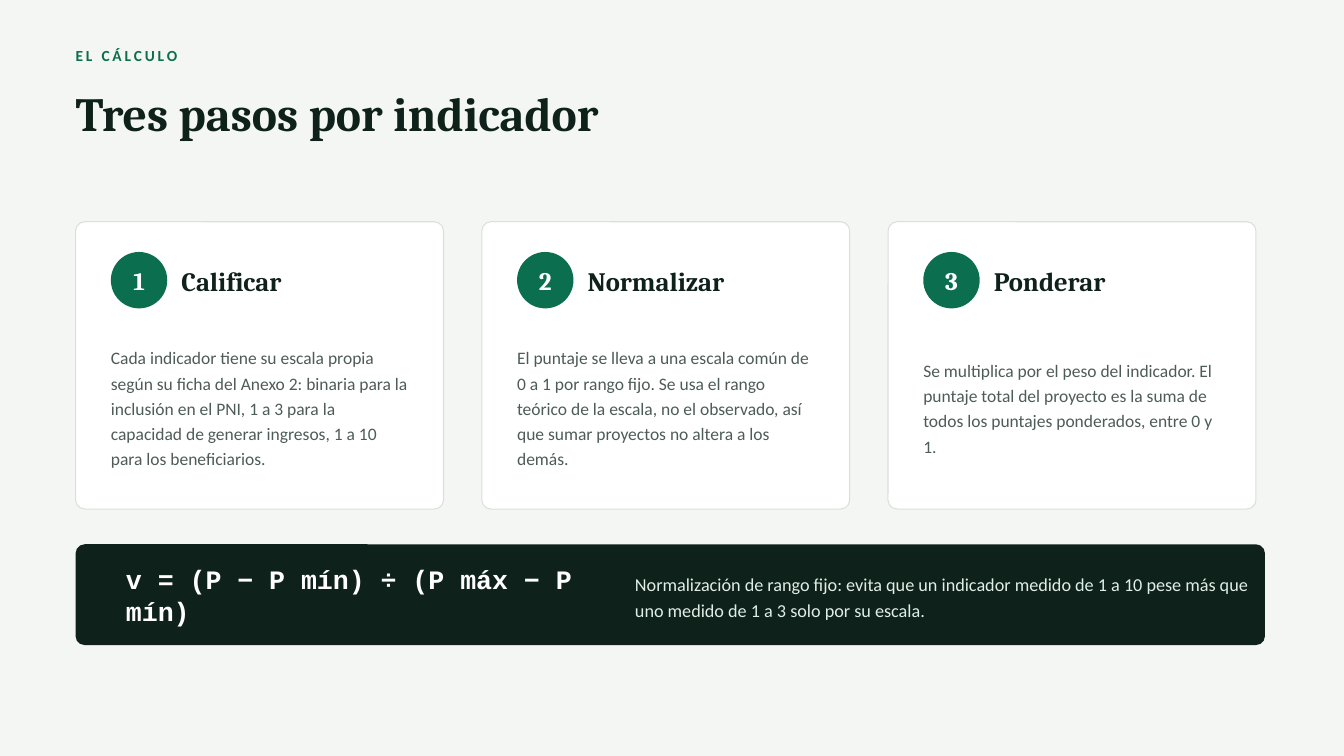
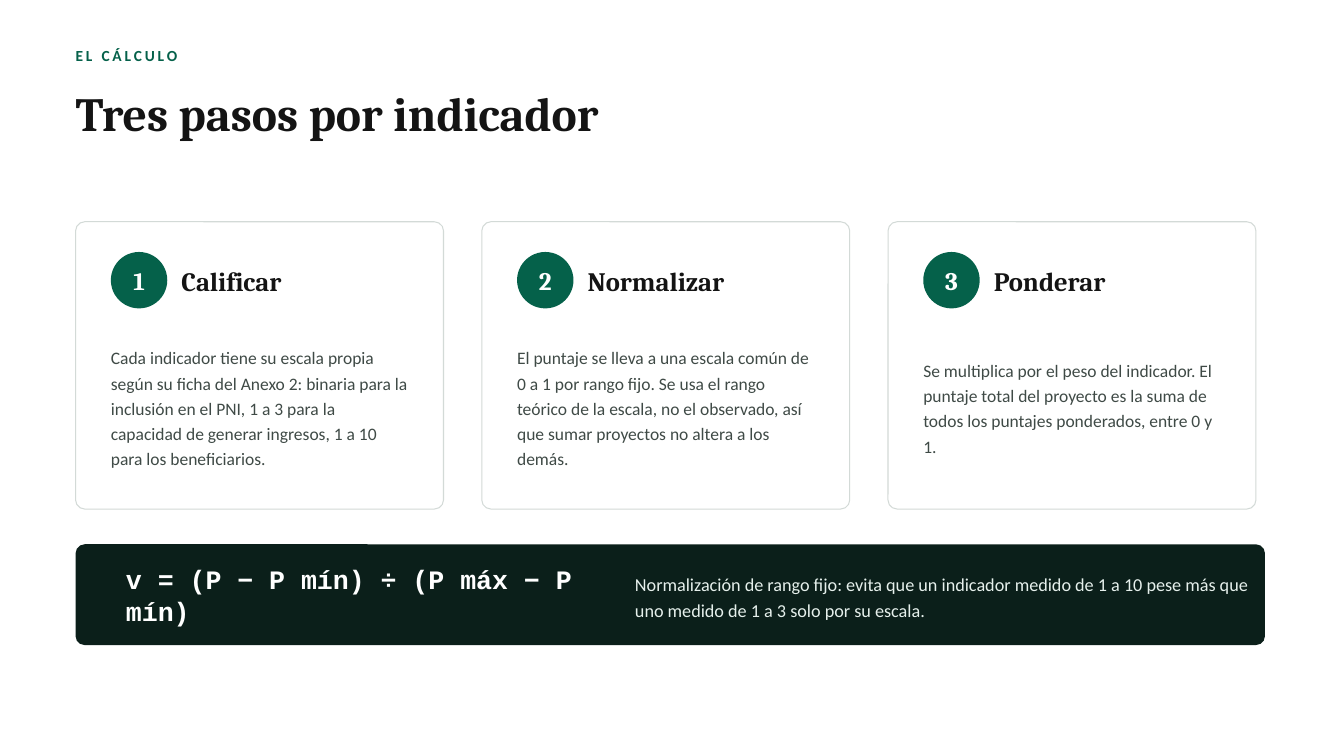
Before and after one commit to OBueno2785/Jerarquizador_APP, a slide deck: slide 5 of diseno/Resumen_Ejecutivo_Priorizacion_APP.pptx. Drawn at 1344x756 pixels with LibreOffice and Linux fonts; fonts in the diff are those of the drawing. Boxes give left, top, right and bottom in pixels: in the first picture for what was removed or moved away, otherwise in the second. Text is boxed around its words. In the diff, an @@ line names an element or a change of style, - is before the commit and + after.

```diff
--- a/diseno/Resumen_Ejecutivo_Priorizacion_APP.pptx
+++ b/diseno/Resumen_Ejecutivo_Priorizacion_APP.pptx
@@ background #F4F6F3 to #FFFFFF @@
@@ outline #D9E0D8 0.75 pt to #D3DAD7 0.75 pt in 3 elements at <box>76,222,444,509</box>, <box>482,222,850,509</box>, <box>888,222,1256,509</box> @@
@@ text colour #4E5C56 to #3F4A46 in 3 elements at <box>111,352,407,468</box>, <box>517,352,809,465</box>, <box>923,365,1212,453</box> @@
```
Also in this commit, not shown: 10 other slides changed, 3 other files.
